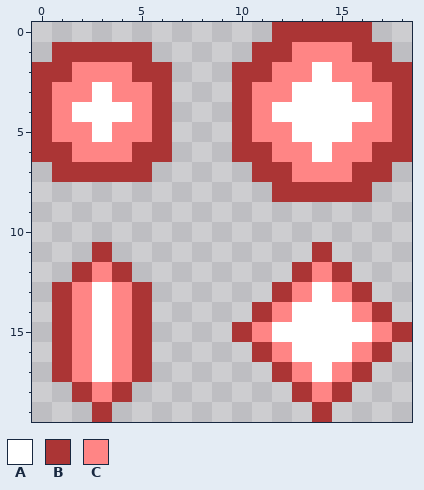
Pixel-art sprite -- Assets/Art/Sprites/Bullets.png. Above: the version before the commit.
The file is 19x20 pixels.
Palette (. is transparent): A #ffffff  B #ab3535  C #ff8585
Pixels before, first column x 0:
 0 ............BBBBB..
 1 .BBBBB.....BBCCCBB.
 2 BBCCCBB...BBCCACCBB
 3 BCCACCB...BCCAAACCB
 4 BCAAACB...BCAAAAACB
 5 BCCACCB...BCCAAACCB
 6 BBCCCBB...BBCCACCBB
 7 .BBBBB.....BBCCCBB.
 8 ............BBBBB..
 9 ...................
10 ...................
11 ...B..........B....
12 ..BCB........BCB...
13 .BCACB......BCACB..
14 .BCACB.....BCAAACB.
15 .BCACB....BCAAAAACB
16 .BCACB.....BCAAACB.
17 .BCACB......BCACB..
18 ..BCB........BCB...
19 ...B..........B....
The result:
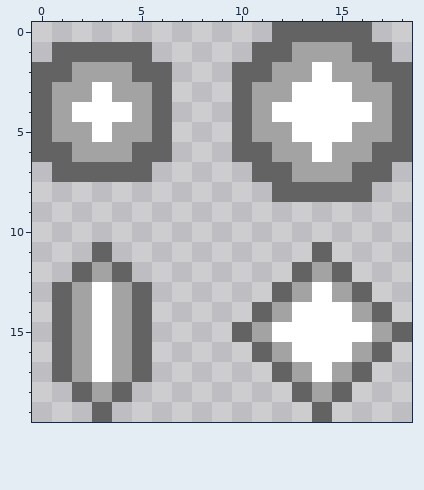
Difference:
colour B: #ab3535 -> #636363
colour C: #ff8585 -> #a3a3a3
Where, in picture pixels (left, top, right, bottom), the same in both pictures:
changed: (32, 22, 412, 422)
